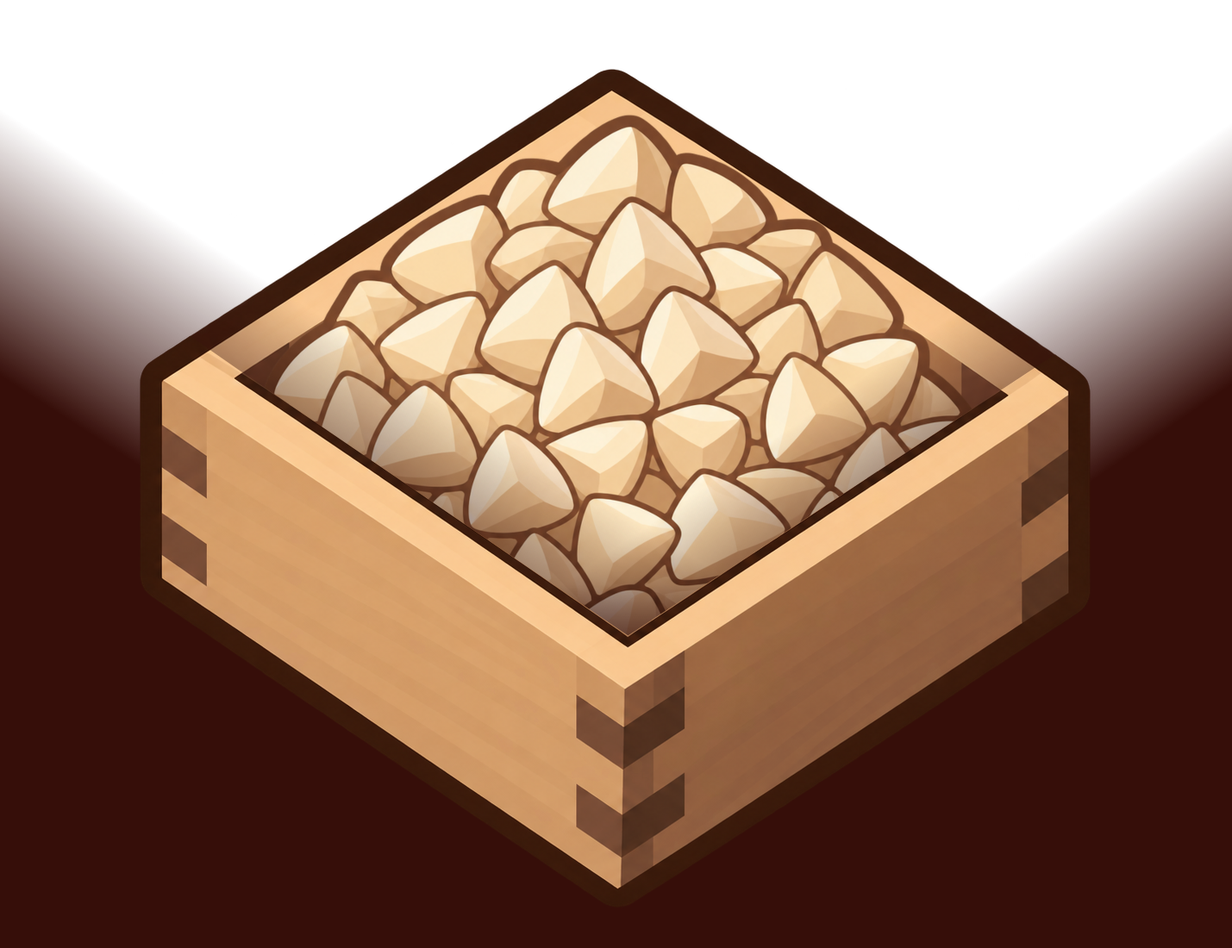
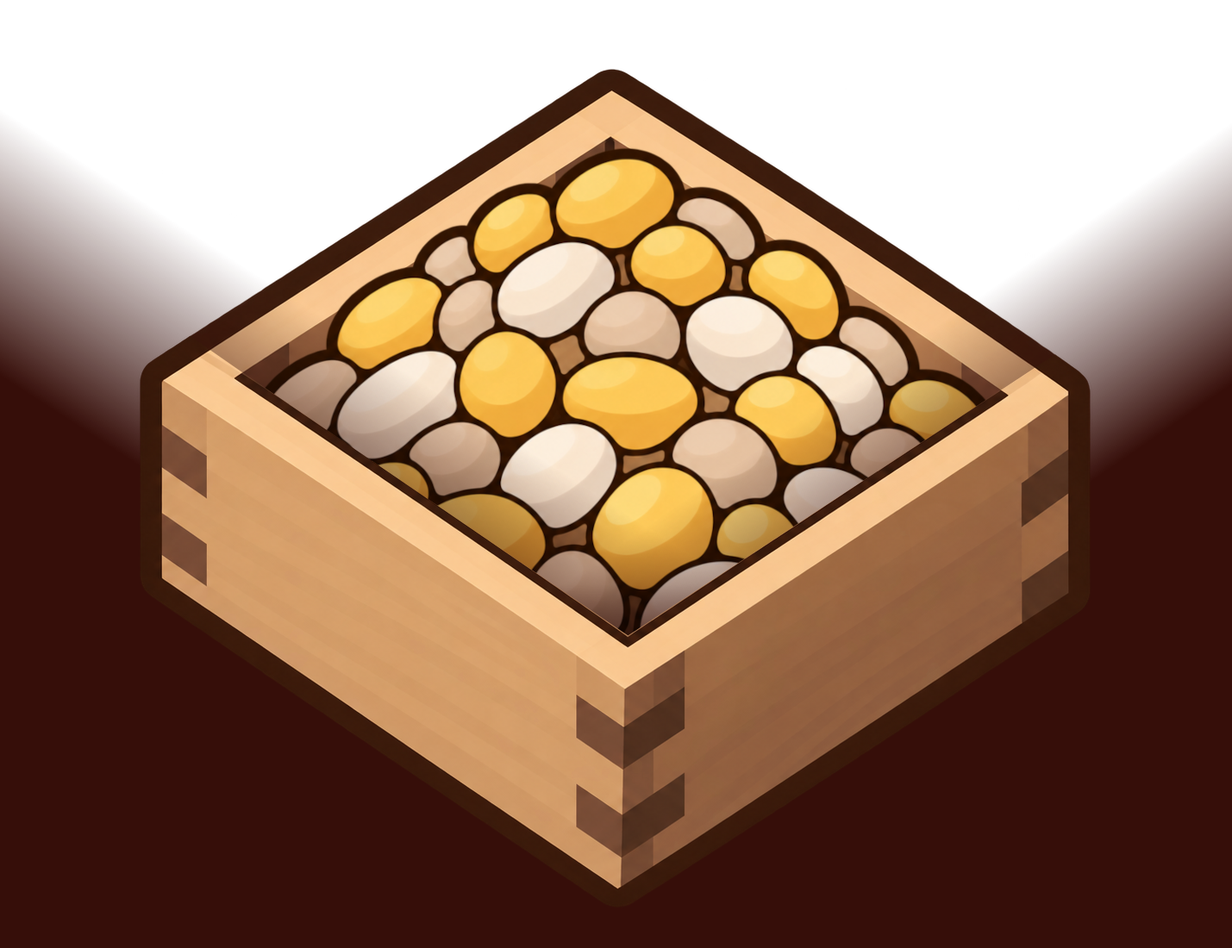
Layer changes from the first 1232x948 image to the second:
added layer "光沢のある豆の山.png" in group "レイヤーグループ" over box(264, 113, 987, 637)
renamed "淡色そばの実の山♀♀♀♀♀♀.png" to "ソバ殻無し", hid it over box(264, 113, 987, 637)
